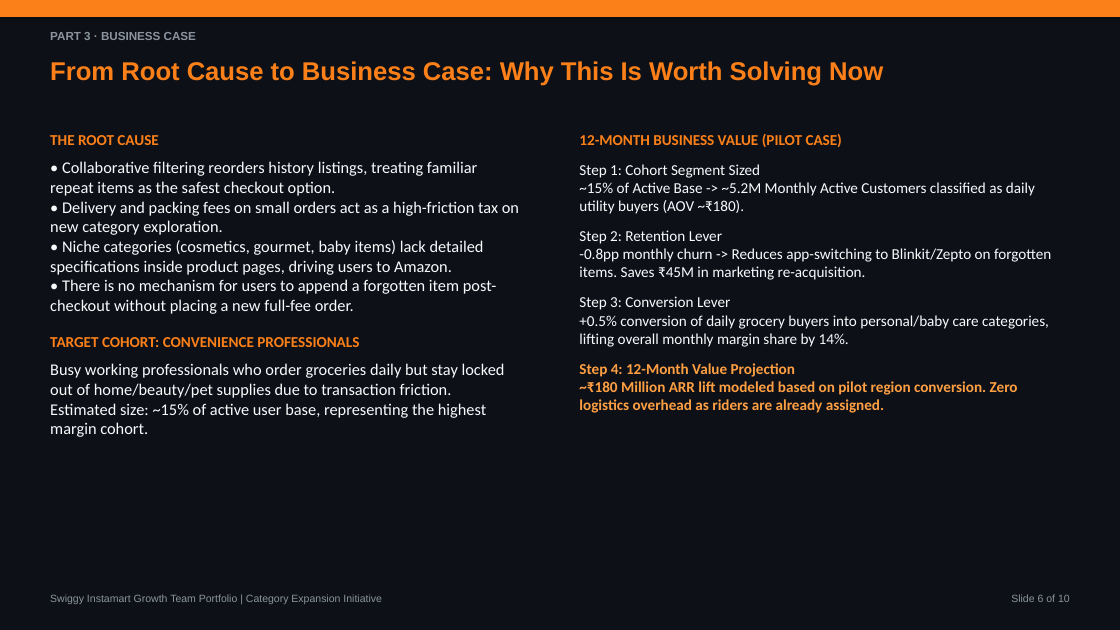
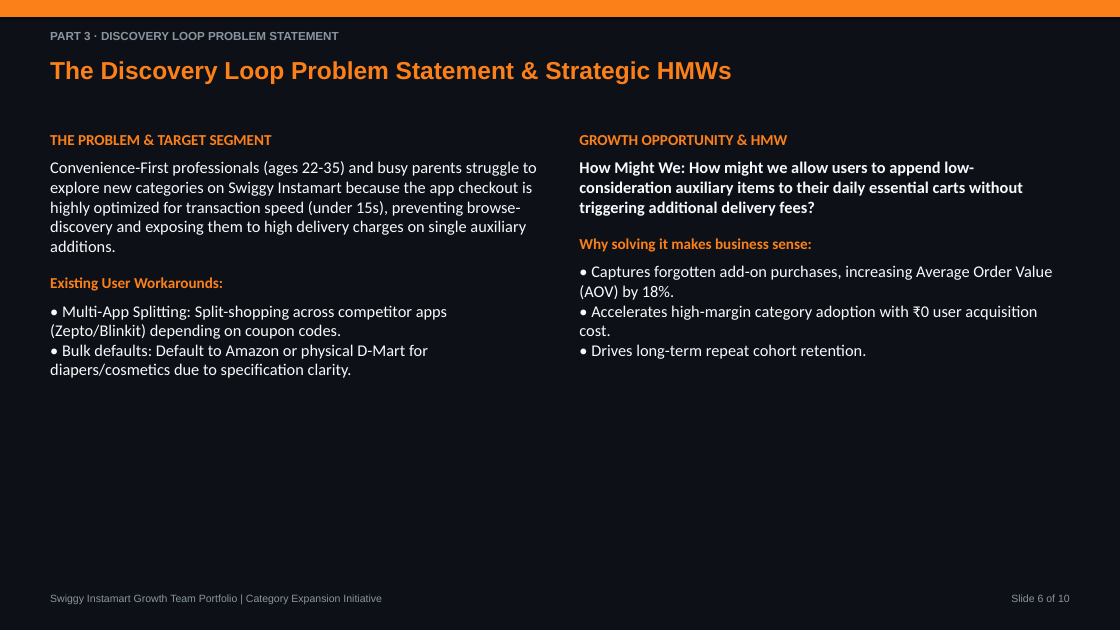
Before and after one commit to aashritamalviya1999/swiggy-instamart-discovery, a slide deck: slide 6 of NL Swiggy Instamart.pptx. Drawn at 1120x630 pixels with LibreOffice and Linux fonts; fonts in the diff are those of the drawing. Boxes give left, top, right and bottom in pixels: in the first picture for what was removed or moved away, otherwise in the second. Text is boxed around its words. In the diff, an @@ line names an element or a change of style, - is before the commit and + after.

Commit message:
Detail technical database, scraper, API, and GTM rollout operations on PPTX slides

```diff
--- a/NL Swiggy Instamart.pptx
+++ b/NL Swiggy Instamart.pptx
@@ text at [50, 32, 338, 40]: text changed @@
-PART 3 · BUSINESS CASE
+PART 3 · DISCOVERY LOOP PROBLEM STATEMENT
@@ text at [50, 61, 732, 84]: text changed; size 22 to 21 pt @@
-From Root Cause to Business Case: Why This Is Worth Solving Now
+The Discovery Loop Problem Statement & Strategic HMWs
@@ text at [50, 135, 537, 378]: text changed @@
-THE ROOT CAUSE
-• Collaborative filtering reorders history listings, treating familiar repeat items as the safest checkout option.
-• Delivery and packing fees on small orders act as a high-friction tax on new category exploration.
-• Niche categories (cosmetics, gourmet, baby items) lack detailed specifications inside product pages, driving users to Amazon.
-• There is no mechanism for users to append a forgotten item post-checkout without placing a new full-fee order.
-TARGET COHORT: CONVENIENCE PROFESSIONALS
-Busy working professionals who order groceries daily but stay locked out of home/beauty/pet supplies due to transaction friction. Estimated size: ~15% of active user base, representing the highest margin cohort.
+THE PROBLEM & TARGET SEGMENT
+Convenience-First professionals (ages 22-35) and busy parents struggle to explore new categories on Swiggy Instamart because the app checkout is highly optimized for transaction speed (under 15s), preventing browse-discovery and exposing them to high delivery charges on single auxiliary additions.
+Existing User Workarounds:
+• Multi-App Splitting: Split-shopping across competitor apps (Zepto/Blinkit) depending on coupon codes.
+• Bulk defaults: Default to Amazon or physical D-Mart for diapers/cosmetics due to specification clarity.
@@ text at [579, 135, 1053, 359]: text changed; size 13 to 14 pt; bold on @@
-12-MONTH BUSINESS VALUE (PILOT CASE)
-Step 1: Cohort Segment Sized
-~15% of Active Base -> ~5.2M Monthly Active Customers classified as daily utility buyers (AOV ~₹180).
-Step 2: Retention Lever
--0.8pp monthly churn -> Reduces app-switching to Blinkit/Zepto on forgotten items. Saves ₹45M in marketing re-acquisition.
-Step 3: Conversion Lever
-+0.5% conversion of daily grocery buyers into personal/baby care categories, lifting overall monthly margin share by 14%.
-Step 4: 12-Month Value Projection
-~₹180 Million ARR lift modeled based on pilot region conversion. Zero logistics overhead as riders are already assigned.
+GROWTH OPPORTUNITY & HMW
+How Might We: How might we allow users to append low-consideration auxiliary items to their daily essential carts without triggering additional delivery fees?
+Why solving it makes business sense:
+• Captures forgotten add-on purchases, increasing Average Order Value (AOV) by 18%.
+• Accelerates high-margin category adoption with ₹0 user acquisition cost.
+• Drives long-term repeat cohort retention.
```
Also in this commit, not shown: 4 other slides changed, 5 slides added, 5 slides removed, 1 other file.
